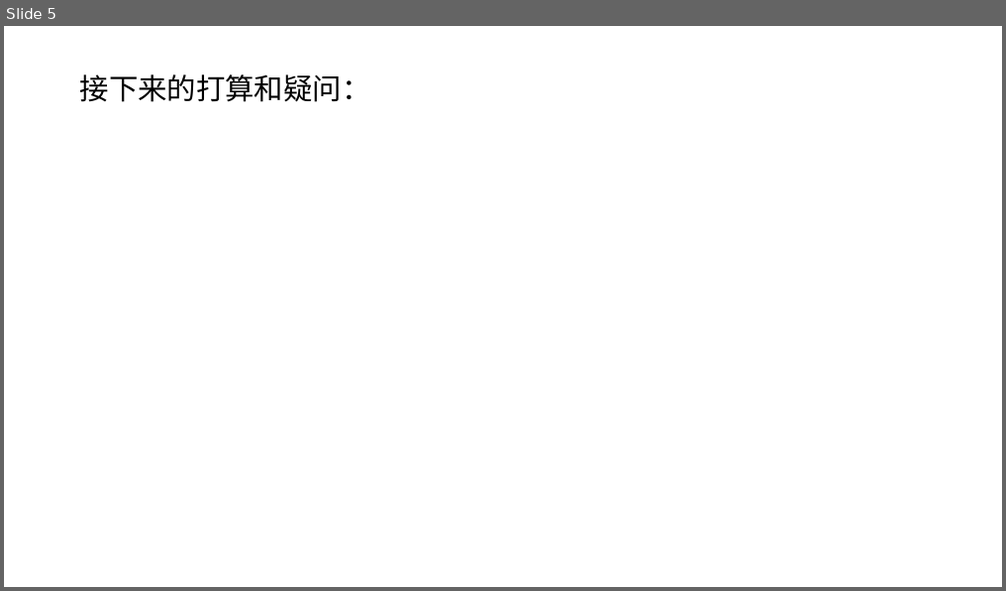
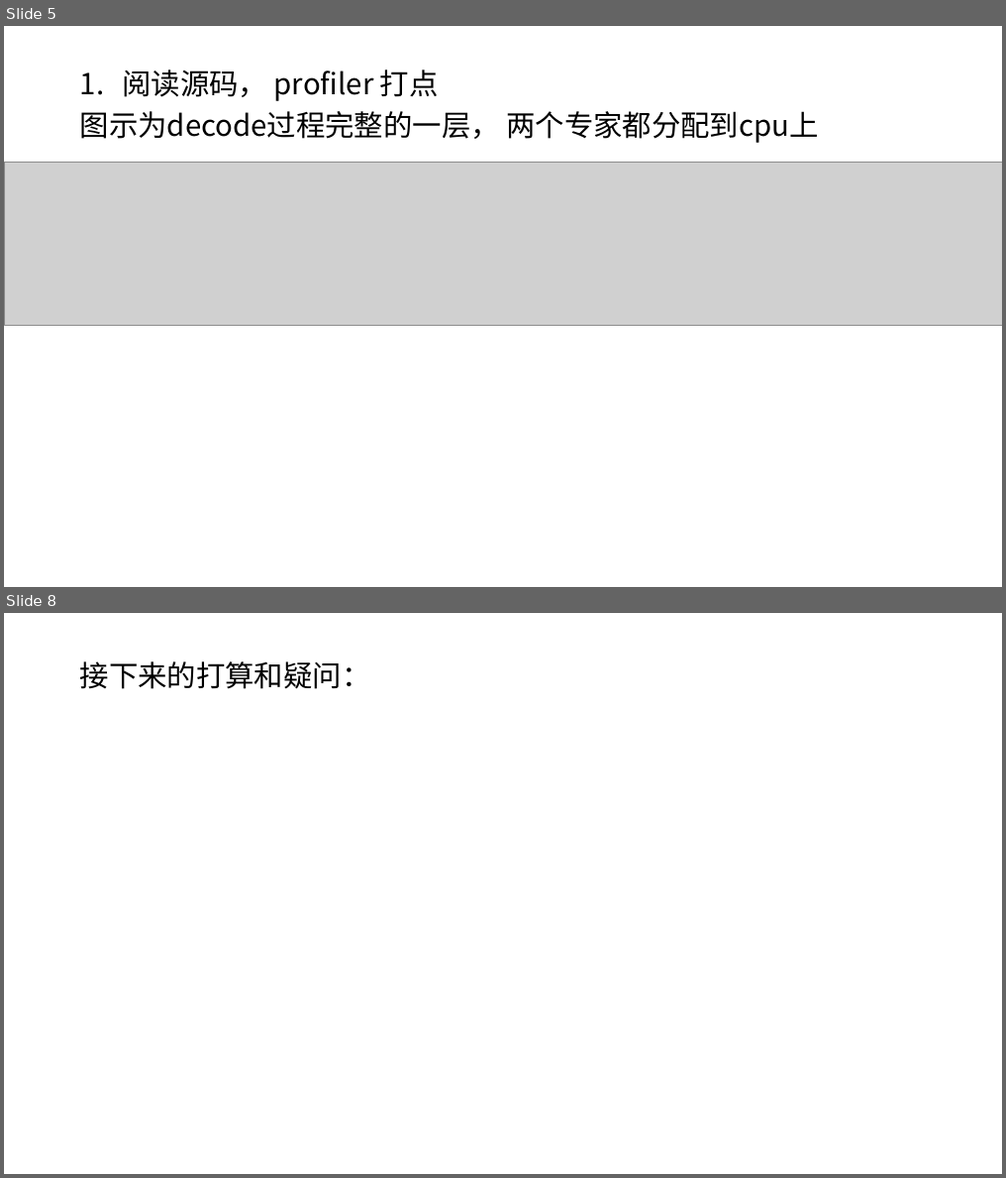
Before and after one commit to yyj6666667/fiddler, a slide deck: CPU.pptx. Shown one above the other, each under a label of ours: slide 5 before the commit, slides 5 and 8 after it; the slides between them are not shown. The pictures are 1006x591 and 1006x1178 pixels, drawn with LibreOffice and Linux fonts; fonts in the diff are those of the drawing; grey boxes stand for pictures. Boxes give left, top, right and bottom in pixels: in the first picture for what was removed or moved away, otherwise in the second. Text is boxed around its words. In the diff, an @@ line names an element or a change of style, - is before the commit and + after.

```diff
--- a/CPU.pptx
+++ b/CPU.pptx
@@ slide 5 added at box(4, 26, 1002, 587), background #FFFFFF @@
@@ text added at box(80, 70, 818, 143), 28 pt, text #000000 @@
+1. 阅读源码， profiler 打点
+图示为decode过程完整的一层， 两个专家都分配到cpu上
@@ picture added at box(4, 163, 1002, 325) @@
@@ what was slide 5 is now slide 8 @@
```
Also in this commit, not shown: 1 slide changed, 5 other slides added, 3 slides removed.
